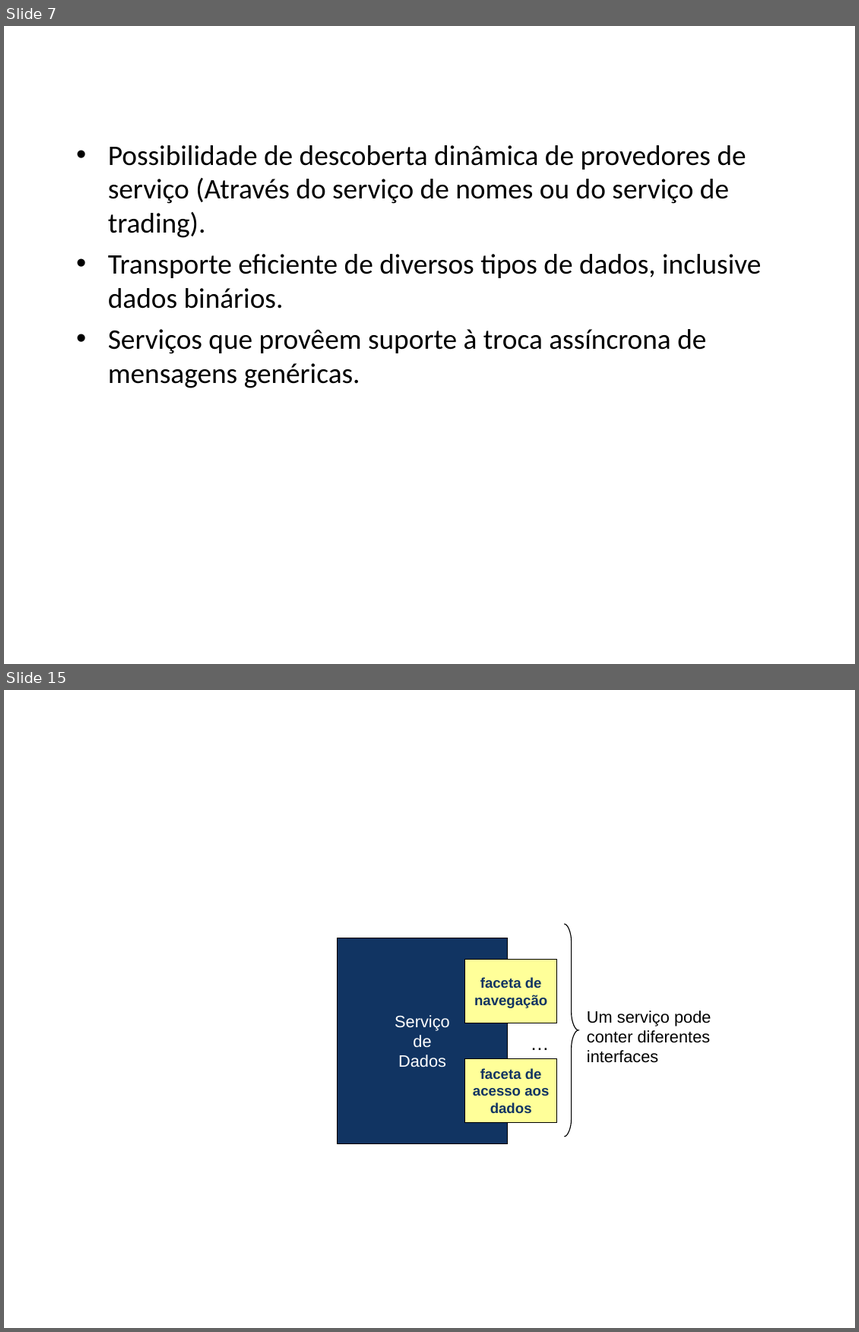
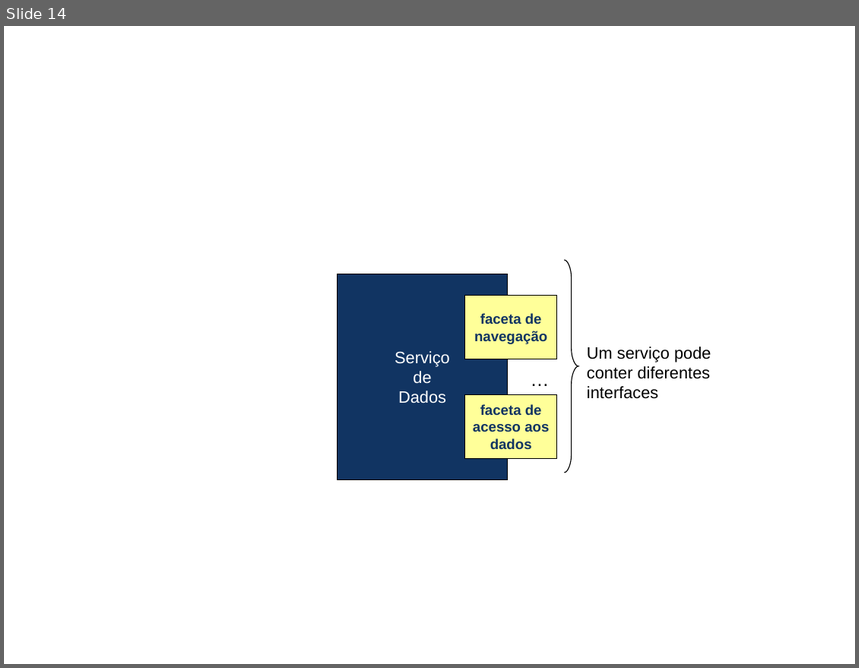
Before and after one commit to amadeubarbosa/openbus-core, a slide deck: docs/apresentacao/OpenBUS.ppt. Shown one above the other, each under a label of ours: slides 7 and 15 before the commit, slide 14 after it; the slides between them are not shown. The pictures are 859x1332 and 859x668 pixels, drawn with LibreOffice and Linux fonts; fonts in the diff are those of the drawing; background and template pictures are left out. Boxes give left, top, right and bottom in pixels: in the first picture for what was removed or moved away, otherwise in the second. Text is boxed around its words. In the diff, an @@ line names an element or a change of style, - is before the commit and + after.

```diff
--- a/docs/apresentacao/OpenBUS.ppt
+++ b/docs/apresentacao/OpenBUS.ppt
@@ slide 7 removed at bbox=[4, 26, 855, 664], background #FFFFFF @@
@@ title removed at bbox=[21, 40, 846, 93] @@
-CORBA
@@ text removed at bbox=[108, 145, 761, 389] @@
-• Possibilidade de descoberta dinâmica de provedores de serviço (Através do serviço de nomes ou do serviço de trading).
-• Transporte eficiente de diversos tipos de dados, inclusive dados binários.
-• Serviços que provêem suporte à troca assíncrona de mensagens genéricas.
@@ what was slide 15 is now slide 14 @@
```
Also in this commit, not shown: 21 slides changed, 1 slide added, 2 other slides removed.
